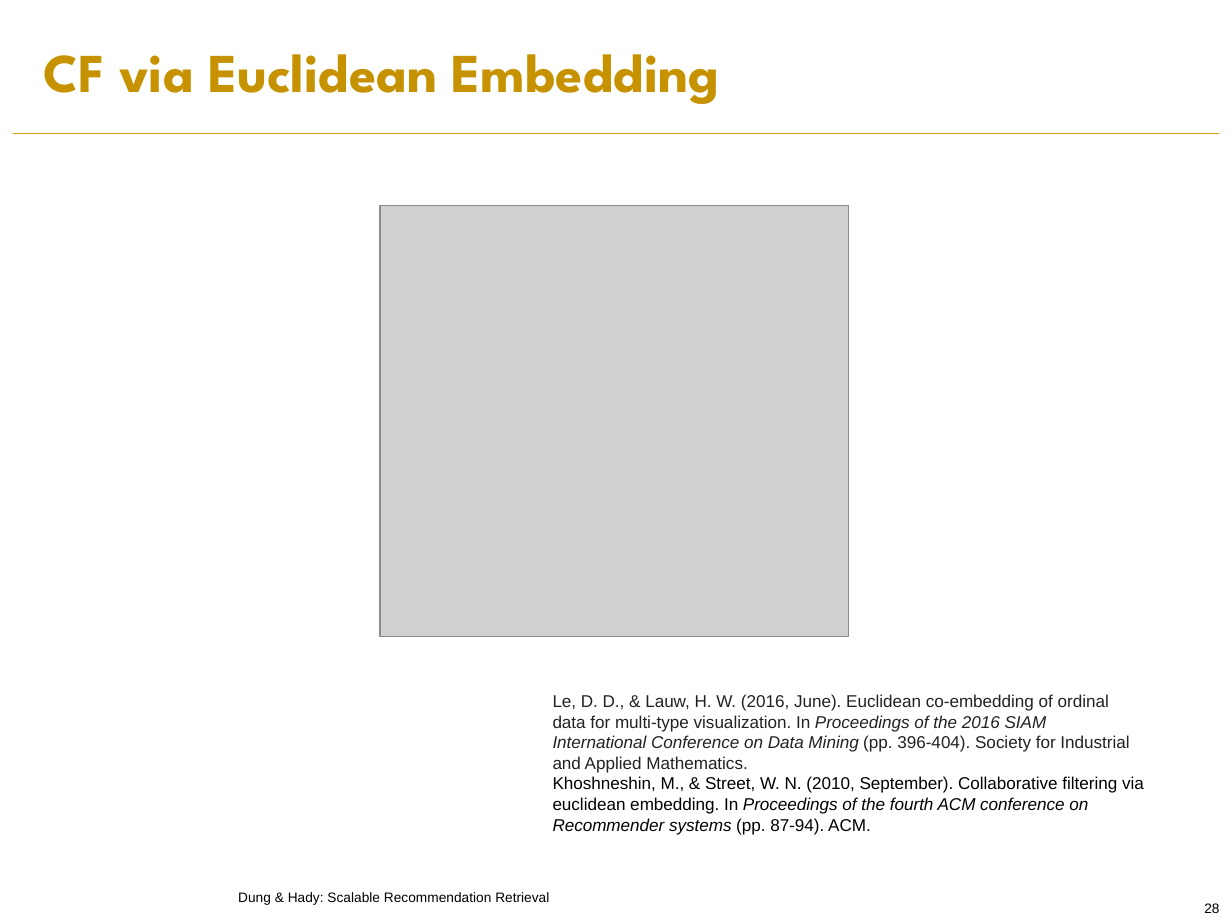
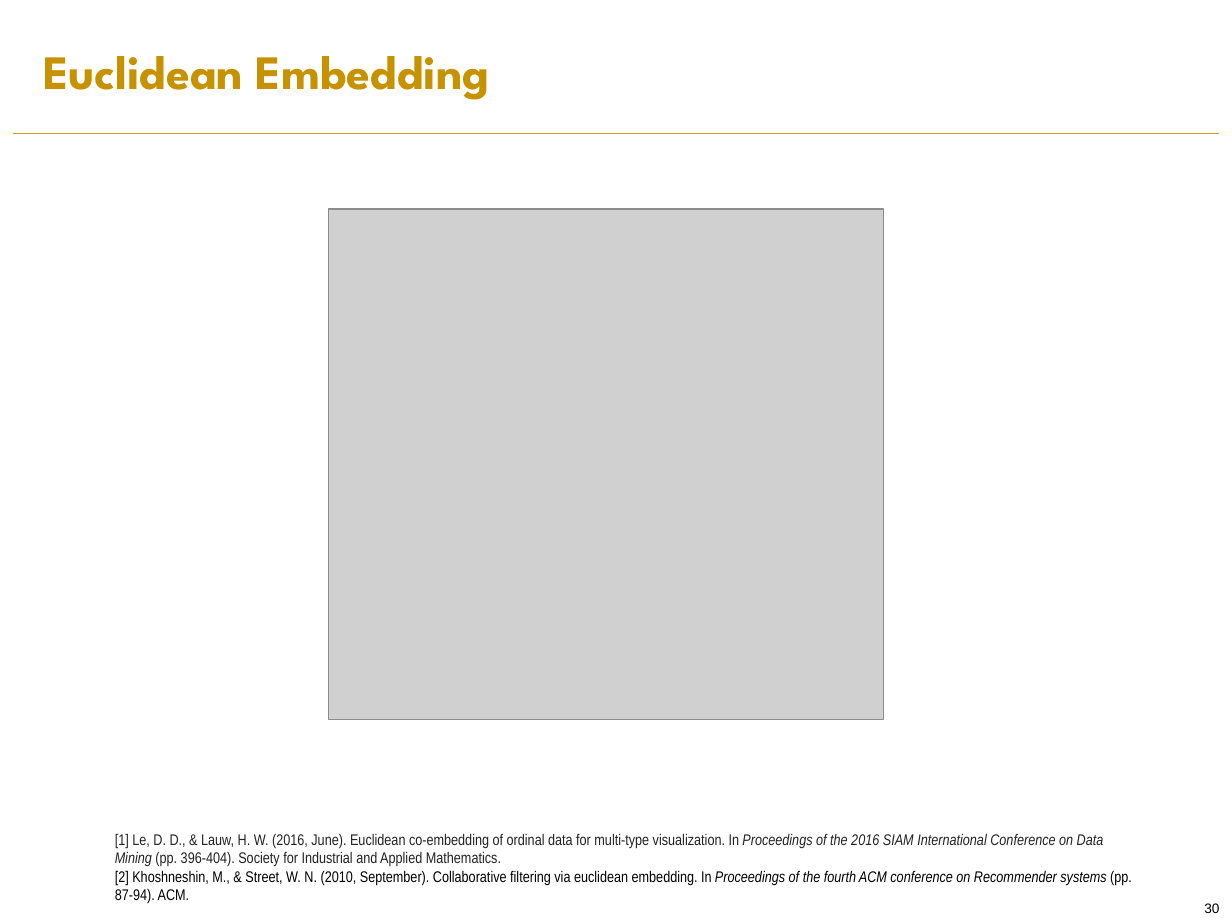
Before and after one commit to PreferredAI/recommendation-retrieval, a slide deck: slide 30 of slides/aaai19-tutorial.pptx (slide 28 before the commit). Drawn at 1232x924 pixels with LibreOffice and Linux fonts; fonts in the diff are those of the drawing; grey boxes stand for pictures; background and template pictures are left out. Boxes give left, top, right and bottom in pixels: in the first picture for what was removed or moved away, otherwise in the second. Text is boxed around its words. In the diff, an @@ line names an element or a change of style, - is before the commit and + after.

```diff
--- a/slides/aaai19-tutorial.pptx
+++ b/slides/aaai19-tutorial.pptx
@@ text at [43, 56, 490, 100]: text changed; size 32 to 28 pt @@
-CF via Euclidean Embedding
+Euclidean Embedding
@@ picture: place and size @@
-picture at [379, 206, 848, 637]
+picture at [329, 209, 885, 721]
@@ text at [115, 833, 1132, 903]: text changed; size 10 to 9 pt; font Arial to Arial Narrow @@
-Le, D. D., & Lauw, H. W. (2016, June). Euclidean co-embedding of ordinal data for multi-type visualization. In Proceedings of the 2016 SIAM International Conference on Data Mining (pp. 396-404). Society for Industrial and Applied Mathematics.
-Khoshneshin, M., & Street, W. N. (2010, September). Collaborative filtering via euclidean embedding. In Proceedings of the fourth ACM conference on Recommender systems (pp. 87-94). ACM.
+[1] Le, D. D., & Lauw, H. W. (2016, June). Euclidean co-embedding of ordinal data for multi-type visualization. In Proceedings of the 2016 SIAM International Conference on Data Mining (pp. 396-404). Society for Industrial and Applied Mathematics.
+[2] Khoshneshin, M., & Street, W. N. (2010, September). Collaborative filtering via euclidean embedding. In Proceedings of the fourth ACM conference on Recommender systems (pp. 87-94). ACM.
@@ text removed at [238, 892, 549, 905] @@
-Dung & Hady: Scalable Recommendation Retrieval
@@ page number at [1204, 903, 1219, 913]: text changed @@
-28
+30
```
Also in this commit, not shown: 24 other slides changed, 4 slides added, 2 slides removed.
